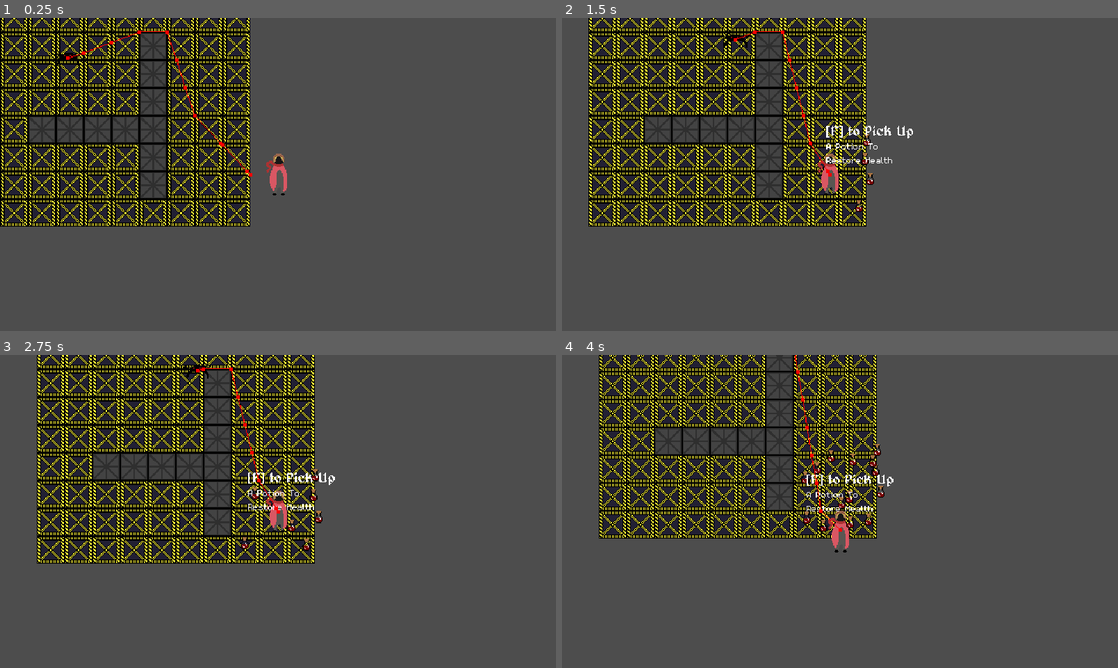
Above: before the commit, frames 1-4 (two rows, left to right).
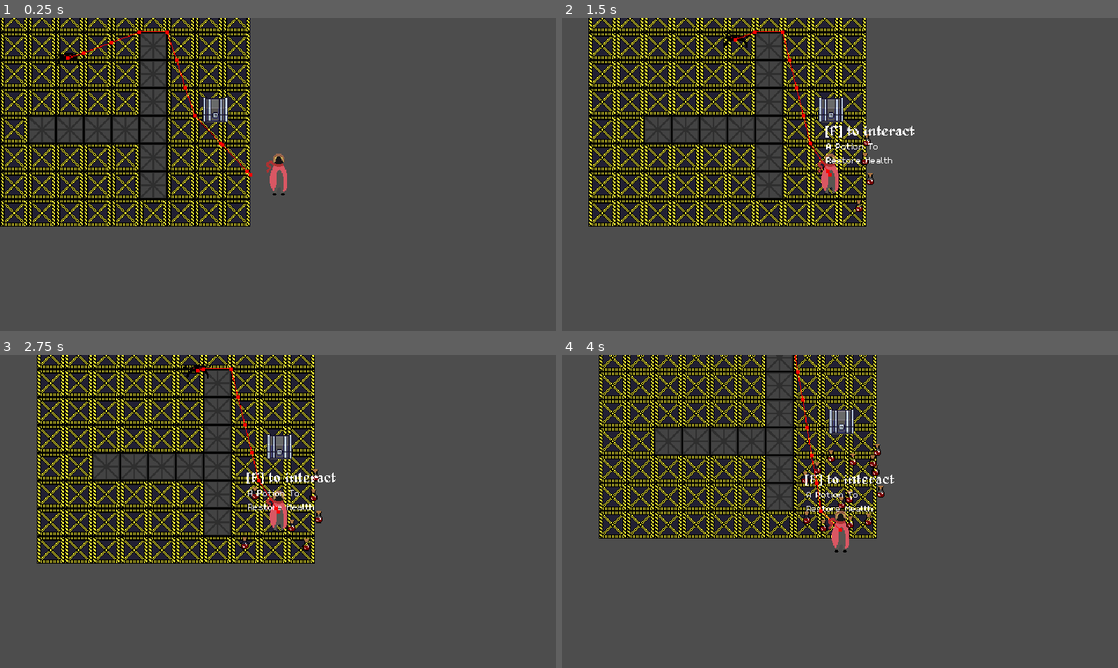
Above: after the commit, the same moments.

Repository: ArmanAmeri/9-Days-To-Live
Game: Godot game, scene res://Scenes/Main/scene_manager.tscn
Same seed, same stepped clock (60 frames per second), same inputs: the game is played once before the commit and once after it.
Inputs:
- Up to frame 1 (0.25 s): no input
- Up to frame 2 (1.5 s): hold A (a) 0.53-1.28 s; tap Space (ui_select) at 0.77 s; tap D (d) at 0.8, 1.35 s
- Up to frame 3 (2.75 s): tap Space (ui_select) at 1.52 s; tap E (e) at 1.55 s; hold E (e) from 2.03 s (still down); tap F (interact) at 2.3 s
- Up to frame 4 (4 s): release E (e) at 2.78 s; tap F (interact) at 2.85 s; tap Space (ui_select) at 3.02, 3.77 s; tap S (s) at 3.05 s; hold S (s) from 3.53 s (still down); tap W (w) at 3.8 s

The runs differ from the first frame. In frame 1, 0.3% of the frame differs, in the area x 36-41%, y 25-34%; in frame 2, 0.5%; in frame 3, 0.5%, in the area x 44-61%, y 25-42%; in frame 4, 0.5%.

Commit message:
added chest function

Diff:
--- a/AutoLoads/interaction_manager.gd
+++ b/AutoLoads/interaction_manager.gd
@@ -28,7 +28,10 @@
 		active_areas.sort_custom(_sort_by_distance_to_player)
 		label.text = base_text + active_areas[0].action_name
 		label.global_position = active_areas[0].global_position
-		label.global_position.y -= 66
+		if active_areas[0].item:
+			label.global_position.y -= 66
+		else:
+			label.global_position.y -= 40
 		label.global_position.x -= label.size.x / 2
 		label.show()
 
--- /dev/null
+++ b/Scenes/Interactable Objects/test_chest.tscn
@@ -0,0 +1,114 @@
+[gd_scene load_steps=12 format=3 uid="uid://coceamwy3pynb"]
+
+[ext_resource type="Script" path="res://Scripts/Interactable Objects/test_chest.gd" id="1_f6l5m"]
+[ext_resource type="Texture2D" uid="uid://k5e5jrgb3cfr" path="res://Assets/Sprites/Interactables/placeholderchest.png" id="1_s07jr"]
+[ext_resource type="PackedScene" uid="uid://c3sdl7hy2hycs" path="res://Scenes/Components/item_dropper_component.tscn" id="2_uo6iy"]
+[ext_resource type="Script" path="res://Data/drop_data.gd" id="3_8mnwd"]
+[ext_resource type="PackedScene" uid="uid://cehuipdasqya0" path="res://Scenes/Components/interaction_area.tscn" id="4_e1fv2"]
+
+[sub_resource type="Animation" id="Animation_87wx4"]
+length = 0.4
+loop_mode = 1
+tracks/0/type = "value"
+tracks/0/imported = false
+tracks/0/enabled = true
+tracks/0/path = NodePath("Sprite2D:frame")
+tracks/0/interp = 1
+tracks/0/loop_wrap = false
+tracks/0/keys = {
+"times": PackedFloat32Array(0),
+"transitions": PackedFloat32Array(1),
+"update": 1,
+"values": [0]
+}
+
+[sub_resource type="Animation" id="Animation_thd8h"]
+resource_name = "open"
+length = 0.4
+tracks/0/type = "value"
+tracks/0/imported = false
+tracks/0/enabled = true
+tracks/0/path = NodePath("Sprite2D:frame")
+tracks/0/interp = 1
+tracks/0/loop_wrap = false
+tracks/0/keys = {
+"times": PackedFloat32Array(0, 0.1, 0.2, 0.3),
+"transitions": PackedFloat32Array(-0.5, -0.5, -0.5, -0.5),
+"update": 1,
+"values": [0, 1, 2, 3]
+}
+
+[sub_resource type="Animation" id="Animation_v77j5"]
+resource_name = "close"
+length = 0.4
+tracks/0/type = "value"
+tracks/0/imported = false
+tracks/0/enabled = true
+tracks/0/path = NodePath("Sprite2D:frame")
+tracks/0/interp = 1
+tracks/0/loop_wrap = false
+tracks/0/keys = {
+"times": PackedFloat32Array(0, 0.1, 0.2, 0.3),
+"transitions": PackedFloat32Array(-0.5, -0.5, -0.5, -0.5),
+"update": 1,
+"values": [3, 2, 1, 0]
+}
+
+[sub_resource type="AnimationLibrary" id="AnimationLibrary_7p56s"]
+_data = {
+"close": SubResource("Animation_v77j5"),
+"default": SubResource("Animation_87wx4"),
+"open": SubResource("Animation_thd8h")
+}
+
+[sub_resource type="Resource" id="Resource_4q01m"]
+script = ExtResource("3_8mnwd")
+item_ID = "healing_potion"
+probability = 100.0
+min_amount = 1
+max_amount = 1
+
+[sub_resource type="RectangleShape2D" id="RectangleShape2D_uepxp"]
+size = Vector2(60, 60)
+
+[node name="TestChest" type="Node2D"]
+script = ExtResource("1_f6l5m")
+
+[node name="Sprite2D" type="Sprite2D" parent="."]
+texture_filter = 1
+texture = ExtResource("1_s07jr")
+hframes = 2
+vframes = 2
+metadata/_aseprite_wizard_interface_config_ = {
+"layer_section": false,
+"output_section": true,
+"pending_changes": {}
+}
+metadata/_aseprite_wizard_config_ = {
+"i_mode": -1,
+"keep_anim_length": false,
+"layers": [],
+"o_ex_p": "",
+"o_folder": "res://Assets/Sprites/Interactables",
+"o_name": "",
+"only_visible": false,
+"player": "AnimationPlayer",
+"slice": "",
+"source": "res://Assets/Aseprite/placeholderchest.aseprite"
+}
+metadata/_aseprite_wizard_source_file_hash_ = "52386479fc0d34299c1ffdb89c614a5a"
+
+[node name="AnimationPlayer" type="AnimationPlayer" parent="."]
+libraries = {
+"": SubResource("AnimationLibrary_7p56s")
+}
+
+[node name="ItemDropperComponent" parent="." instance=ExtResource("2_uo6iy")]
+drops = Array[ExtResource("3_8mnwd")]([SubResource("Resource_4q01m")])
+
+[node name="InteractionAreaComponent" parent="." node_paths=PackedStringArray("parent") instance=ExtResource("4_e1fv2")]
+action_name = "Open"
+parent = NodePath("..")
+
+[node name="CollisionShape2D" type="CollisionShape2D" parent="InteractionAreaComponent"]
+shape = SubResource("RectangleShape2D_uepxp")
--- a/Scenes/Items/healing_potion.tscn
+++ b/Scenes/Items/healing_potion.tscn
@@ -8,3 +8,7 @@
 
 [node name="Sprite2D" parent="." index="1"]
 texture = ExtResource("2_odqs4")
+
+[node name="InteractionAreaComponent" parent="." index="2" node_paths=PackedStringArray("parent")]
+parent = NodePath("..")
+item = true
--- a/Scenes/Main/scene_manager.tscn
+++ b/Scenes/Main/scene_manager.tscn
@@ -1,12 +1,16 @@
-[gd_scene load_steps=4 format=3 uid="uid://ba7ifu0k4yriy"]
+[gd_scene load_steps=5 format=3 uid="uid://ba7ifu0k4yriy"]
 
 [ext_resource type="PackedScene" uid="uid://bib3plfdoib4" path="res://Scenes/World/main.tscn" id="1_yg0ss"]
 [ext_resource type="PackedScene" uid="uid://wv3abl31ronq" path="res://Scenes/Player/player.tscn" id="2_o34v0"]
 [ext_resource type="PackedScene" uid="uid://cxmcavikto6jw" path="res://Scenes/Enemies/enemy_test.tscn" id="3_qcage"]
+[ext_resource type="PackedScene" uid="uid://coceamwy3pynb" path="res://Scenes/Interactable Objects/test_chest.tscn" id="4_h00fo"]
 
 [node name="SceneManager" type="Node"]
 
 [node name="Main" parent="." instance=ExtResource("1_yg0ss")]
+
+[node name="TestChest" parent="." instance=ExtResource("4_h00fo")]
+position = Vector2(88, 24)
 
 [node name="Player" parent="." instance=ExtResource("2_o34v0")]
 position = Vector2(160, 100)
--- a/Scenes/Templates/item_template.tscn
+++ b/Scenes/Templates/item_template.tscn
@@ -57,9 +57,7 @@
 [node name="Sprite2D" type="Sprite2D" parent="."]
 texture_filter = 1
 
-[node name="InteractionAreaComponent" parent="." node_paths=PackedStringArray("parent") instance=ExtResource("1_6rrak")]
-action_name = "Pick Up"
-parent = NodePath("..")
+[node name="InteractionAreaComponent" parent="." instance=ExtResource("1_6rrak")]
 
 [node name="AreaOfInteraction" type="CollisionShape2D" parent="InteractionAreaComponent"]
 shape = SubResource("CircleShape2D_tgnnp")
--- a/Scripts/Components/interaction_area_component.gd
+++ b/Scripts/Components/interaction_area_component.gd
@@ -3,12 +3,18 @@
 class_name InteractionAreaComponent
 
 @export var action_name: String = "interact"
-@export var parent: CharacterBody2D
+@export var parent: Node2D
+@export var item: bool
 
+@onready var description : String
+@onready var image_path : String
 
-@onready var item_name : String = parent.item_name
-@onready var description : String = itemLibrary.get_item_info(item_name, "description")
-@onready var image_path : String = itemLibrary.get_item_info(item_name, "image_path")
+@onready var item_name : String = "healing_potion"
+
+func _ready() -> void:
+	if item:
+		description = itemLibrary.get_item_info(item_name, "description")
+		image_path = itemLibrary.get_item_info(item_name, "image_path")
 
 
 var interact: Callable = func():
--- /dev/null
+++ b/Scripts/Interactable Objects/test_chest.gd
@@ -0,0 +1,16 @@
+extends Node2D
+
+@export var item_name: String = "healing_potion"
+
+@onready var interaction_area: InteractionAreaComponent = $InteractionAreaComponent
+@onready var player = get_tree().get_first_node_in_group("player")
+@onready var animation: AnimationPlayer = $AnimationPlayer
+@onready var item_dropper_component: Node2D = $ItemDropperComponent
+
+
+func _ready() -> void:
+	interaction_area.interact = Callable(self, "_on_interact")
+
+func _on_interact():
+	animation.play("open")
+	item_dropper_component.drop_items()
Binary file changed: Assets/Aseprite/placeholderchest.aseprite
Binary file added: Assets/Sprites/Interactables/placeholderchest.png
Not shown, added: Assets/Sprites/Interactables/placeholderchest.png.import
